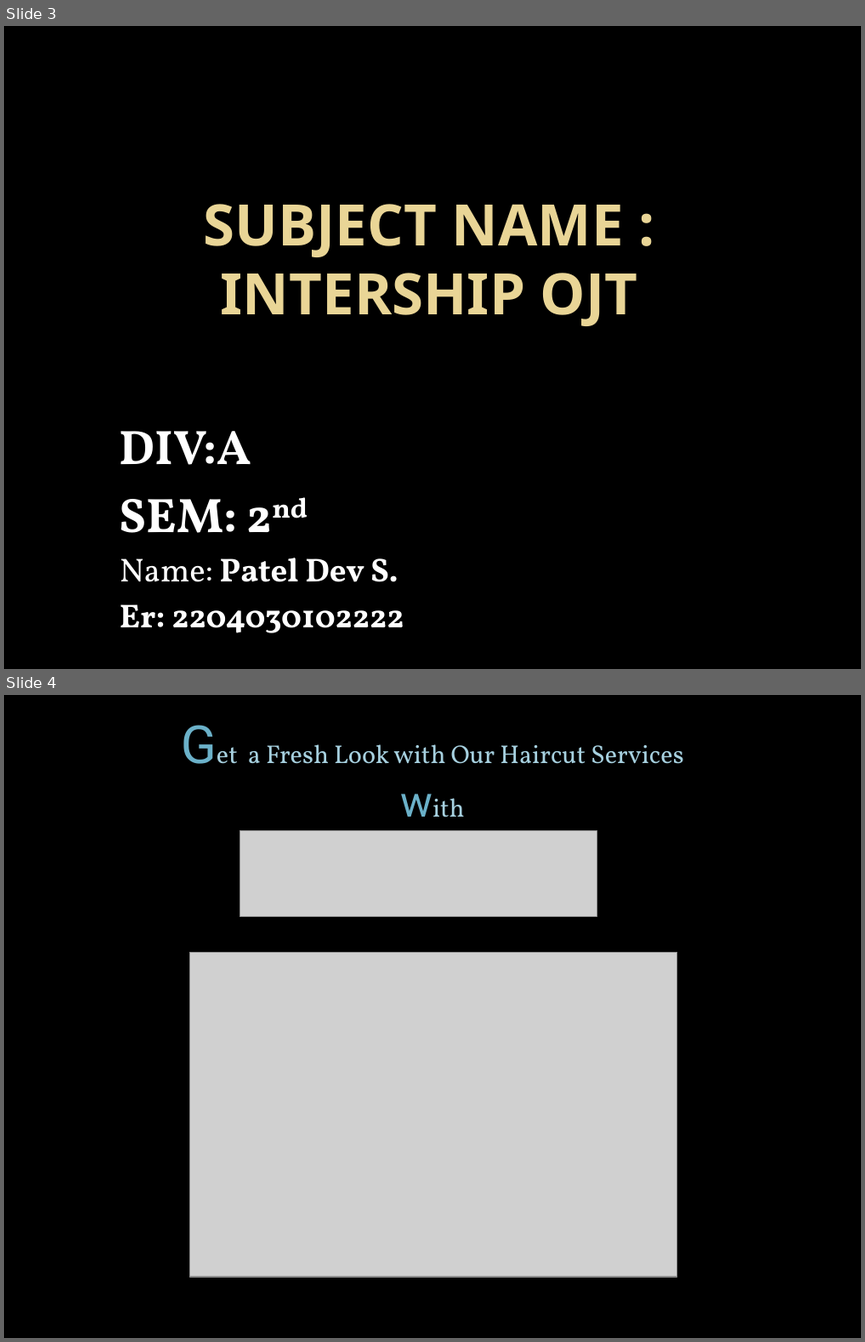
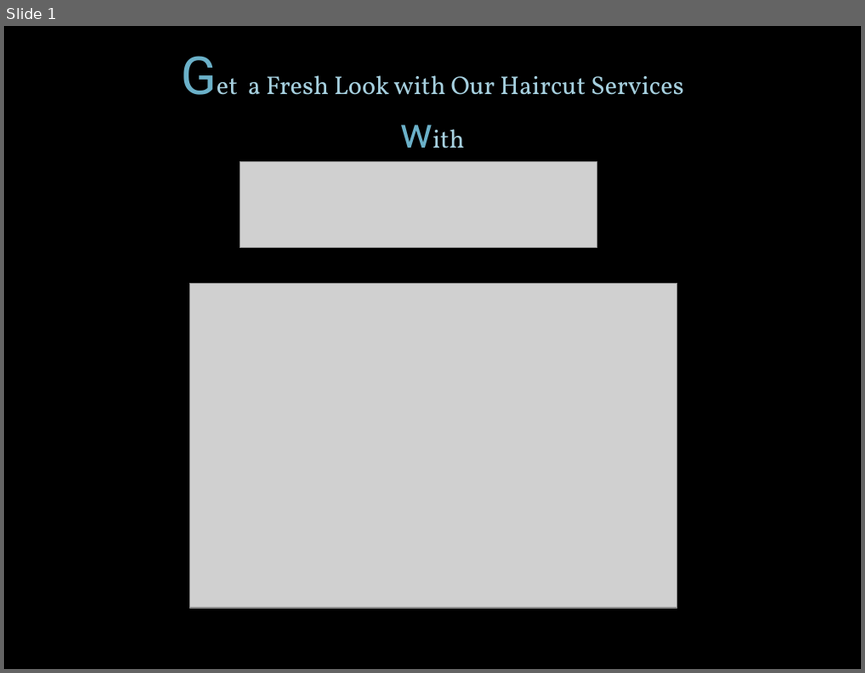
Before and after one commit to pateldev5/final-exam, a slide deck: web.ppt.pptx. Shown one above the other, each under a label of ours: slides 3 and 4 before the commit, slide 1 after it. The pictures are 865x1342 and 865x673 pixels, drawn with LibreOffice and Linux fonts; fonts in the diff are those of the drawing; grey boxes stand for pictures. Boxes give left, top, right and bottom in pixels: in the first picture for what was removed or moved away, otherwise in the second. Text is boxed around its words. In the diff, an @@ line names an element or a change of style, - is before the commit and + after.

```diff
--- a/web.ppt.pptx
+++ b/web.ppt.pptx
@@ slide 3 removed at [4, 26, 861, 669], background #000000 @@
@@ title removed at [204, 204, 638, 326] @@
-SUBJECT NAME : INTERSHIP OJT
@@ subtitle removed at [120, 431, 404, 633] @@
-DIV:A
-SEM: 2nd
-Name: Patel Dev S.
-Er: 2204030102222
@@ what was slide 4 is now slide 1 @@
```
Also in this commit, not shown: 1 slide changed, 3 other slides removed.
